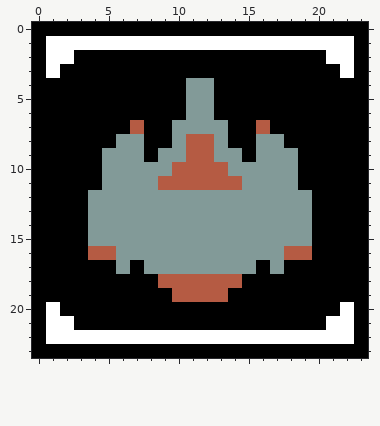
Two versions of one pixel-art sprite, assets/images/blastium_icon.png. This is how it looked before the edit.
The file is 48x48 pixels, drawn in blocks of 2x2; one block is one cell here.
After:
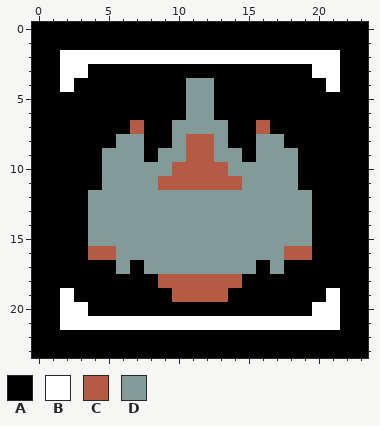
Palette (. is transparent): A #000000  B #ffffff  C #b55b43  D #829a98
Diff:
Colour A replaces colour B in row 1 at x 1 to 22; in rows 2 to 3 at x 1 and 22; in rows 20 to 21 at x 1 and 22; in row 22 at x 1 to 22.
Colour B replaces colour A in row 2 at x 3 to 20; in row 3 at x 2 to 3 and 20 to 21; in row 4 at x 2 and 21; in row 19 at x 2 and 21; in row 20 at x 2 to 3 and 20 to 21; in row 21 at x 3 to 20.
